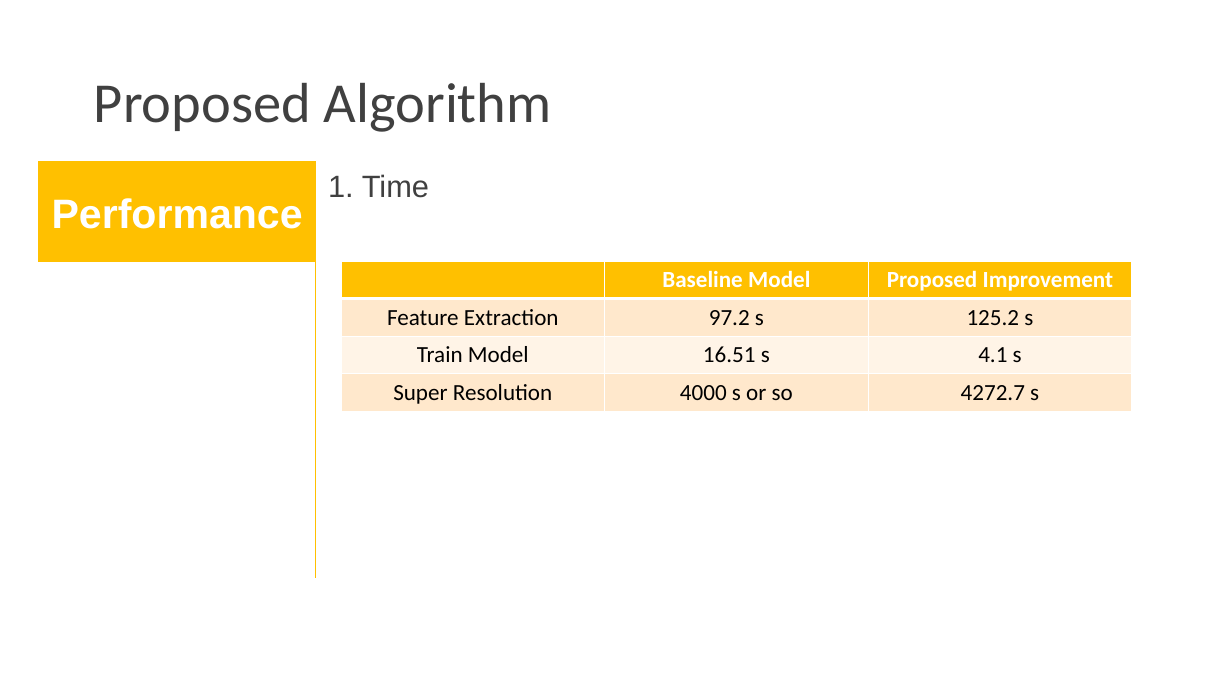
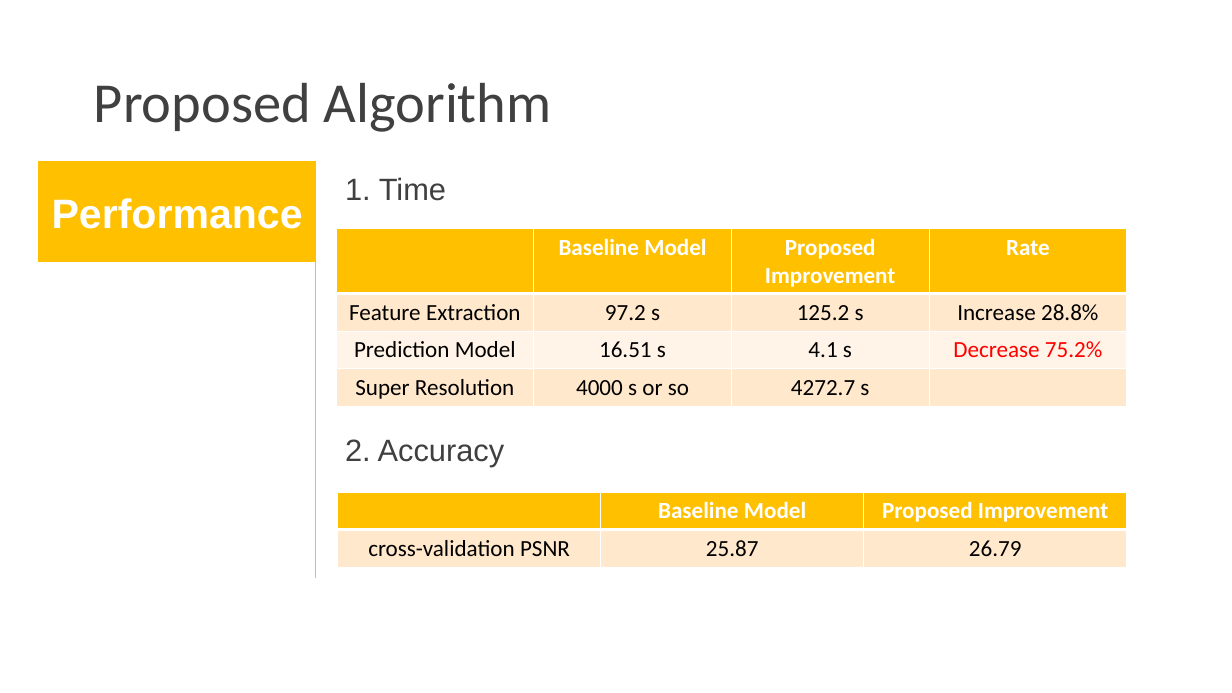
Before and after one commit to TZstatsADS/Fall2018-Proj3-Sec2-grp9, a slide deck: slide 6 of doc/Group9Pre.pptx. Drawn at 1232x693 pixels with LibreOffice and Linux fonts; fonts in the diff are those of the drawing. Boxes give left, top, right and bottom in pixels: in the first picture for what was removed or moved away, otherwise in the second. Text is boxed around its words. In the diff, an @@ line names an element or a change of style, - is before the commit and + after.

```diff
--- a/doc/Group9Pre.pptx
+++ b/doc/Group9Pre.pptx
@@ text "1. Time": place and size @@
-text "1. Time" at (328, 174, 429, 198)
+text "1. Time" at (345, 177, 446, 201)
@@ table at (336, 229, 1128, 407) @@
-column 1, row 3: Train Model
+column 1, row 3: Prediction Model
+column 4: Rate | Increase 28.8% | Decrease 75.2% | 
@@ table: place and size @@
-table at (341, 262, 1131, 411)
+table at (336, 229, 1128, 407)
@@ text added at (345, 439, 505, 466), 24 pt, text #404040 @@
+2. Accuracy
@@ table added at (337, 493, 1128, 567), 2 rows, 3 columns @@
+ | Baseline Model | Proposed Improvement
+cross-validation PSNR | 25.87 | 26.79
```
Also in this commit, not shown: 3 other slides changed, 1 slide removed.
